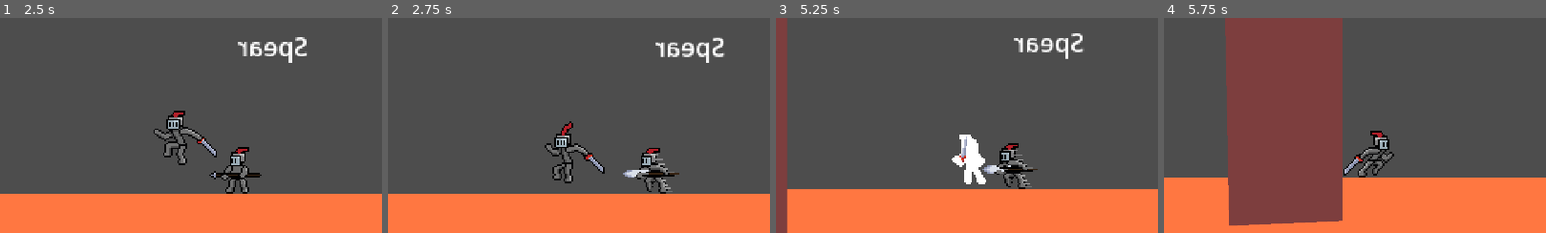
Above: before the commit, frames 1-4 (left to right).
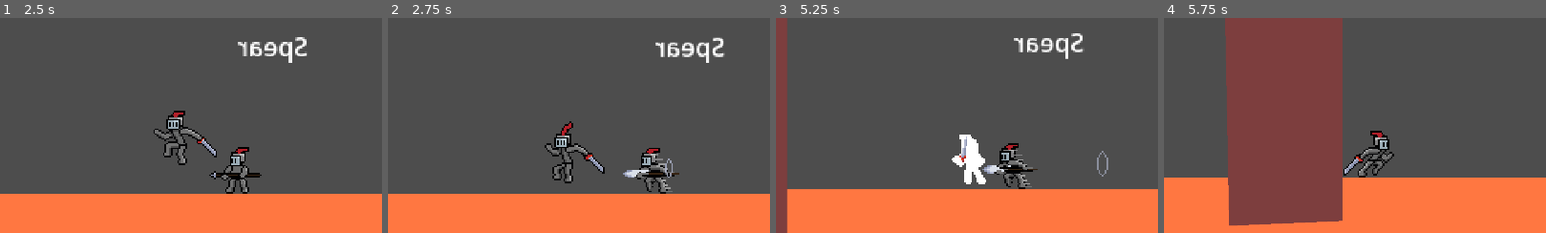
Above: after the commit, the same moments.

Repository: FlimFlamSlammer/LKOTe-game
Game: Godot game, scene res://scenes/world.tscn
Same seed, same stepped clock (60 frames per second), same inputs: the game is played once before the commit and once after it.
Inputs:
- Up to frame 1 (2.5 s): hold V (dodge) 0.53-1.28 s; hold Right (move_right) 0.53-2.03 s; tap Space (jump) at 0.77, 0.8, 1.07, 1.35, 1.52, 1.82, 2.3 s; tap V (dodge) at 1.55 s; hold Left (move_left) from 2.03 s (still down); hold C (basic_attack) from 2.03 s (still down)
- Up to frame 2 (2.75 s): keep holding Left (move_left); keep holding C (basic_attack)
- Up to frame 3 (5.25 s): release Left (move_left) at 2.78 s; release C (basic_attack) at 2.78 s; hold Right (move_right) 2.78-4.28 s; tap V (dodge) at 2.85, 4.55 s; tap Space (jump) at 3.02, 3.32, 3.77, 3.8, 4.07, 4.35, 4.52, 4.82 s; hold V (dodge) 3.53-4.28 s; hold Left (move_left) 4.28-5.03 s; hold Right (move_right) from 5.03 s (still down); hold C (basic_attack) from 5.03 s (still down)
- Up to frame 4 (5.75 s): keep holding Right (move_right); keep holding C (basic_attack); tap Space (jump) at 5.3 s
The pictures show only the part of the screen within x 23-73%, y 19-69%; the shares and areas given below are measured in that part.

Frame 1 is identical in both runs. In frame 2, less than 0.1% of the frame differs, in the area x 72-75%, y 65-75%; in frame 3, 0.1%, in the area x 84-87%, y 61-74%; in frame 4, nothing differs.

Commit message:
Added projectiles and started working on boss

Diff:
--- a/scenes/castle_fight.tscn
+++ b/scenes/castle_fight.tscn
@@ -7,7 +7,23 @@
 process_mode = 1
 
 [node name="Player" parent="." instance=ExtResource("1_kpkdi")]
-impact = Array[float]([0.02, 0.02])
+max_health = null
+stun_resistance = null
+damage_multiplier = null
+stun_time = null
+knockback = null
+combo_length = null
+recovery_length = null
+combo_damage = null
+impact = null
+speed = null
+jump_velocity = null
+combo_reset_delay = null
+dodge_speed = null
+dodge_length = null
+dodge_cooldown = null
+run_speed_treshold = null
+input_buffer_reset_delay = null
 
 [node name="StaticBody2D" type="StaticBody2D" parent="."]
 position = Vector2(0, 65.58)
--- a/scenes/enemy_coordinator.tscn
+++ /dev/null
@@ -1,3 +0,0 @@
-[gd_scene format=3 uid="uid://c5y3fhnh62mrp"]
-
-[node name="EnemyCoordinator" type="Node2D"]
--- a/scenes/player.tscn
+++ b/scenes/player.tscn
@@ -179,7 +179,9 @@
 "args": [3],
 "method": &"step_to_target"
 }, {
-"args": [1, 1],
+"args": [1, {
+"variant": 1
+}],
 "method": &"instantiate_temp_fx"
 }, {
 "args": [],
@@ -216,7 +218,9 @@
 "args": [4],
 "method": &"step_to_target"
 }, {
-"args": [1, 2],
+"args": [1, {
+"variant": 2
+}],
 "method": &"instantiate_temp_fx"
 }, {
 "args": [],
@@ -244,9 +248,25 @@
 position = Vector2(1, 0)
 collision_layer = 4
 script = ExtResource("1_0chp3")
+max_health = null
+stun_resistance = null
+damage_multiplier = null
+stun_time = null
+knockback = null
+combo_length = null
+recovery_length = null
+combo_damage = null
 impact = Array[float]([0.11, 0.11])
 attack_hitstop_multiplier = 0.3
 hit_hitstop_multiplier = 0.6
+speed = null
+jump_velocity = null
+combo_reset_delay = null
+dodge_speed = null
+dodge_length = null
+dodge_cooldown = null
+run_speed_treshold = null
+input_buffer_reset_delay = null
 
 [node name="AnimationPlayer" type="AnimationPlayer" parent="."]
 libraries = {
--- a/scenes/temp_fx.tscn
+++ b/scenes/temp_fx.tscn
@@ -239,15 +239,11 @@
 "": SubResource("AnimationLibrary_4sd1g")
 }
 
-[node name="Shockwave" type="Sprite2D" parent="."]
-visible = false
-texture = ExtResource("4_lg8kh")
-hframes = 8
-
-[node name="GPUParticles2D" type="GPUParticles2D" parent="."]
-visible = false
+[node name="Shockwave" type="GPUParticles2D" parent="."]
 material = SubResource("CanvasItemMaterial_ot603")
-amount = 5
+position = Vector2(-0.5, 0)
+emitting = false
+amount = 7
 process_material = SubResource("ParticleProcessMaterial_wnafg")
 texture = ExtResource("4_lg8kh")
 visibility_rect = Rect2(-50, -12, 105, 24)
--- /dev/null
+++ b/scripts/enemies/cyrus_wood_hat/phase1/attacking.gd
@@ -0,0 +1 @@
+extends EnemySubstate
--- a/scripts/enemies/enemy.gd
+++ b/scripts/enemies/enemy.gd
@@ -72,7 +72,9 @@
 			data.direction = direction
 			data.normal = Vector2(candidate.position.x - position.x, candidate.position.y - position.y).normalized()
 			candidate.hit(data)
-			instantiate_temp_fx(TempFX.Effects.SLASH, randi() % 2, true, candidate.position)
+			instantiate_temp_fx(TempFX.Effects.SLASH, {
+				"variant": randi() % 2
+			}, true, candidate.position)
 			hit_counter += 1
 	return hit_counter
 
@@ -89,14 +91,35 @@
 				knockback = knockback[combo_counter],
 				impact = impact[combo_counter],
 			})
-			instantiate_temp_fx(TempFX.Effects.SLASH, randi() % 2, true, candidate.position)
+			instantiate_temp_fx(TempFX.Effects.SLASH, {
+				"variant": randi() % 2
+			}, true, candidate.position)
 			hit_counter += 1
 	return hit_counter
 
 
+func instantiate_projectile(
+	projectile: PackedScene,
+	data: Dictionary,
+	speed_mult: float = 1.0,
+	init_position: Vector2 = position,
+	p_direction: Vector2 = Vector2(direction, 0),
+) -> Projectile:
+	var new_projectile: Projectile = projectile.instantiate()
+	new_projectile.data = data
+	new_projectile.position = init_position
+	new_projectile.p_direction = p_direction.normalized()
+	new_projectile.speed_mult = speed_mult
+
+	new_projectile.creator = self
+	new_projectile.team = Globals.Teams.ENEMIES
+
+	return new_projectile
+
+
 func instantiate_temp_fx(
 		effect: TempFX.Effects,
-		effect_data: int = 0,
+		effect_data: Dictionary = {},
 		sibling: bool = false,
 		fx_position: Vector2 = Vector2.ZERO) -> TempFX:
 	var new_temp_fx: TempFX = TEMP_FX.instantiate()
--- a/scripts/enemies/enemy_template/substates/dodge_state.gd
+++ b/scripts/enemies/enemy_template/substates/dodge_state.gd
@@ -10,7 +10,9 @@
 	move_forward(dodge_speed)
 	set_dodging(true)
 
-	casted_owner.instantiate_temp_fx(TempFX.Effects.DODGE)
+	casted_owner.instantiate_temp_fx(TempFX.Effects.DODGE, {
+		"resource": "res://assets/3knight-dash.png"
+	})
 	casted_owner.anim_player.play("dodge")
 
 
--- a/scripts/enemies/spear_castle_guard/attacking_substates/charging.gd
+++ b/scripts/enemies/spear_castle_guard/attacking_substates/charging.gd
@@ -7,6 +7,8 @@
 @export var knockback: float = 12.0
 @export var impact: float = 0.2
 
+var shockwave_effect: TempFX
+
 @onready var hurtbox: Area2D = casted_owner.get_node("MiscHurtboxes").get_node("Charge")
 
 func _enter(_previous_state_path: NodePath, _data: Dictionary = {}) -> void:
@@ -14,6 +16,7 @@
 	casted_owner.substate_timer.start(max_charge_time)
 
 	casted_owner.anim_player.play("charge")
+	shockwave_effect = casted_owner.instantiate_temp_fx(TempFX.Effects.SHOCKWAVE)
 
 
 func _physics_update(_delta: float) -> void:
@@ -37,7 +40,7 @@
 
 
 func _exit() -> void:
-	pass
+	shockwave_effect.finish()
 
 
 func _hit(_data: Dictionary):
--- /dev/null
+++ b/scripts/enemies/spear_castle_guard/defending_substates/hit.gd
@@ -0,0 +1,8 @@
+extends EnemyHitState
+
+func _finished() -> void:
+	finished.emit("Finished")
+
+
+func _hit(data: Dictionary) -> void:
+	finished.emit("Hit", data)
--- /dev/null
+++ b/scripts/enemies/spear_castle_guard/idle_substates/hit.gd
@@ -0,0 +1,8 @@
+extends EnemyHitState
+
+func _finished() -> void:
+	finished.emit("Finished")
+
+
+func _hit(data: Dictionary) -> void:
+	finished.emit("Hit", data)
--- a/scripts/globals.gd
+++ b/scripts/globals.gd
@@ -1,7 +1,19 @@
 class_name Globals
+
+enum Teams {PLAYERS, NONE, ENEMIES}
 
 const MAX_KNOCKBACK_TIME = 0.1
 const AERIAL_KNOCKBACK_MULT = 10
 
 static func get_time_passed(timer: Timer) -> float:
 	return timer.wait_time - timer.time_left
+
+
+static func disable_team_mask(team: Teams, mask: int) -> int:
+	match team:
+		Teams.PLAYERS:
+			return mask & 0b100
+		Teams.ENEMIES:
+			return mask & 0b10
+		_:
+			return mask
--- a/scripts/player/player.gd
+++ b/scripts/player/player.gd
@@ -85,7 +85,7 @@
 				stun_time = stun_time[combo_counter],
 				knockback = knockback[combo_counter],
 			})
-			instantiate_temp_fx(TempFX.Effects.SLASH, randi() % 2, true, candidate.position)
+			instantiate_temp_fx(TempFX.Effects.SLASH, {"variant": randi() % 2}, true, candidate.position)
 			hit_counter += 1
 	screenshake.emit((impact[combo_counter] + impact[combo_counter] * hit_counter * 0.3) * (hit_counter > 0 as int) + 0.015 * (hit_counter == 0 as int))
 	if hit_counter > 0:
@@ -104,7 +104,7 @@
 
 func instantiate_temp_fx(
 		effect: TempFX.Effects,
-		effect_data: int = 0,
+		effect_data: Dictionary = {},
 		sibling: bool = false,
 		fx_position: Vector2 = Vector2.ZERO) -> void:
 	var new_temp_fx: TempFX = _temp_fx.instantiate()
--- a/scripts/player/states/dodging.gd
+++ b/scripts/player/states/dodging.gd
@@ -34,7 +34,9 @@
 	prev_collision_layer = casted_owner.collision_layer
 	casted_owner.collision_layer = 0
 
-	casted_owner.instantiate_temp_fx(TempFX.Effects.DODGE)
+	casted_owner.instantiate_temp_fx(TempFX.Effects.DODGE, {
+		"resource": "res://assets/3knight-dash.png"
+	})
 	casted_owner.anim_player.play("dodge")
 
 
--- /dev/null
+++ b/scripts/projectile.gd
@@ -0,0 +1,37 @@
+class_name Projectile
+extends Area2D
+
+@export var speed: float = 200.0
+
+var speed_mult: float
+var data: Dictionary
+var p_direction: Vector2
+var creator: CharacterBody2D
+var team: Globals.Teams
+
+func _ready() -> void:
+	collision_mask = Globals.disable_team_mask(team, collision_mask)
+
+
+func _physics_process(delta: float) -> void:
+	position += speed * speed_mult * p_direction * delta
+
+
+func _on_body_entered(body: Node2D) -> void:
+	if body is CharacterBody2D:
+		_hit_body(body)
+	_finish()
+
+
+func _on_lifetime_expire() -> void:
+	_finish()
+
+
+func _hit_body(body: CharacterBody2D) -> void:
+	data.direction = sign(p_direction.x)
+	data.normal = p_direction
+	body.hit(data)
+
+
+func _finish() -> void:
+	pass
--- /dev/null
+++ b/scripts/projectiles/arrow.gd
@@ -0,0 +1,5 @@
+class_name Arrow
+extends Projectile
+
+func _finish() -> void:
+	queue_free()
--- a/scripts/temp_fx.gd
+++ b/scripts/temp_fx.gd
@@ -1,31 +1,42 @@
 class_name TempFX
 extends Node2D
 
-enum Effects {DODGE, SMEAR, SLASH}
+enum Effects {DODGE, SMEAR, SLASH, SHOCKWAVE}
 
 var effect: Effects
-var effect_data: int
+var effect_data: Dictionary
 var direction: int
 
 func _ready() -> void:
 	match effect:
 		Effects.DODGE:
-			$FreeTimer.start(1)
+			$FreeTimer.start(1.0)
 			var ghost_effect: GPUParticles2D = $Ghost
+			effect_data.resource = effect_data.resource.left(effect_data.resource.length() - 4) # remove .png extension
 			var texture: Texture2D = (
-					preload("res://assets/3knight-dash-mirrored.png") if direction < 0
-					else preload("res://assets/3knight-dash.png")
+					load(effect_data.resource + "-mirrored.png") if direction < 0
+					else load(effect_data.resource + ".png")
 			)
 			ghost_effect.texture = texture
 			ghost_effect.emitting = true
 
 		Effects.SMEAR:
-			$AnimationPlayer.play("smear" + str(effect_data))
+			$AnimationPlayer.play("smear" + str(effect_data.variant))
 
 		Effects.SLASH:
-			$Slash.flip_h = effect_data
+			$Slash.flip_h = effect_data.variant
 			$AnimationPlayer.play("slash")
+
+		Effects.SHOCKWAVE:
+			$Shockwave.emitting = true
 
 
 func _on_free_timer_timeout() -> void:
 	queue_free()
+
+
+func finish() -> void:
+	match effect:
+		Effects.SHOCKWAVE:
+			$Shockwave.emitting = false
+			$FreeTimer.start(0.5)
Empty file added: scripts/projectiles/flame_arrow.gd
